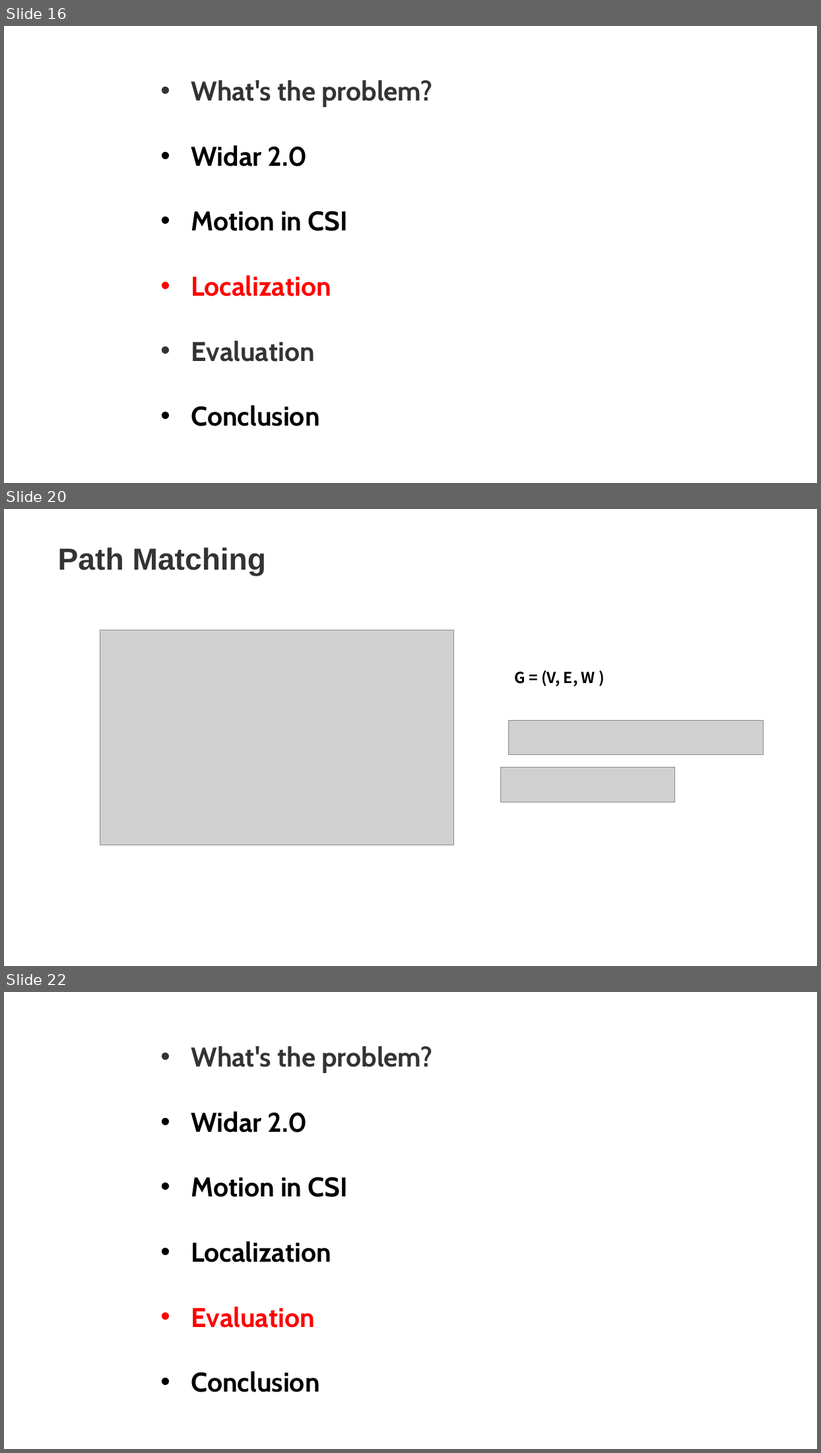
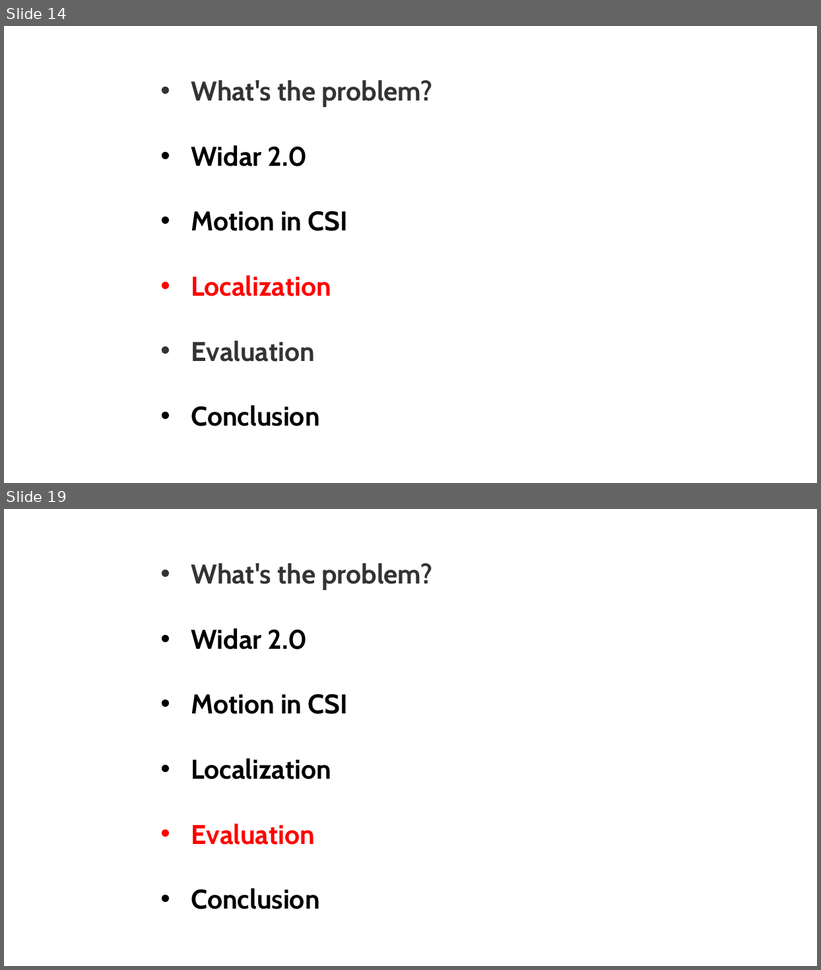
Before and after one commit to linxuyalun/courses, a slide deck: sjtu/iot/Widar2.0.pptx. Shown one above the other, each under a label of ours: slides 16, 20 and 22 before the commit, slides 14 and 19 after it; the slides between them are not shown. The pictures are 821x1453 and 821x970 pixels, drawn with LibreOffice and Linux fonts; fonts in the diff are those of the drawing; grey boxes stand for pictures. Boxes give left, top, right and bottom in pixels: in the first picture for what was removed or moved away, otherwise in the second. Text is boxed around its words. In the diff, an @@ line names an element or a change of style, - is before the commit and + after.

```diff
--- a/sjtu/iot/Widar2.0.pptx
+++ b/sjtu/iot/Widar2.0.pptx
@@ slide 20 removed at (4,509,817,966), background #FFFFFF @@
@@ text removed at (58,547,267,576) @@
-Path Matching
@@ picture removed at (100,630,453,845) @@
@@ text removed at (514,671,595,687) @@
-G = (V, E, W )
@@ picture removed at (508,720,764,755) @@
@@ picture removed at (500,768,675,803) @@
@@ what was slide 16 is now slide 14 @@
@@ what was slide 22 is now slide 19 @@
```
Also in this commit, not shown: 2 slides changed, 9 slides added, 6 other slides removed.
